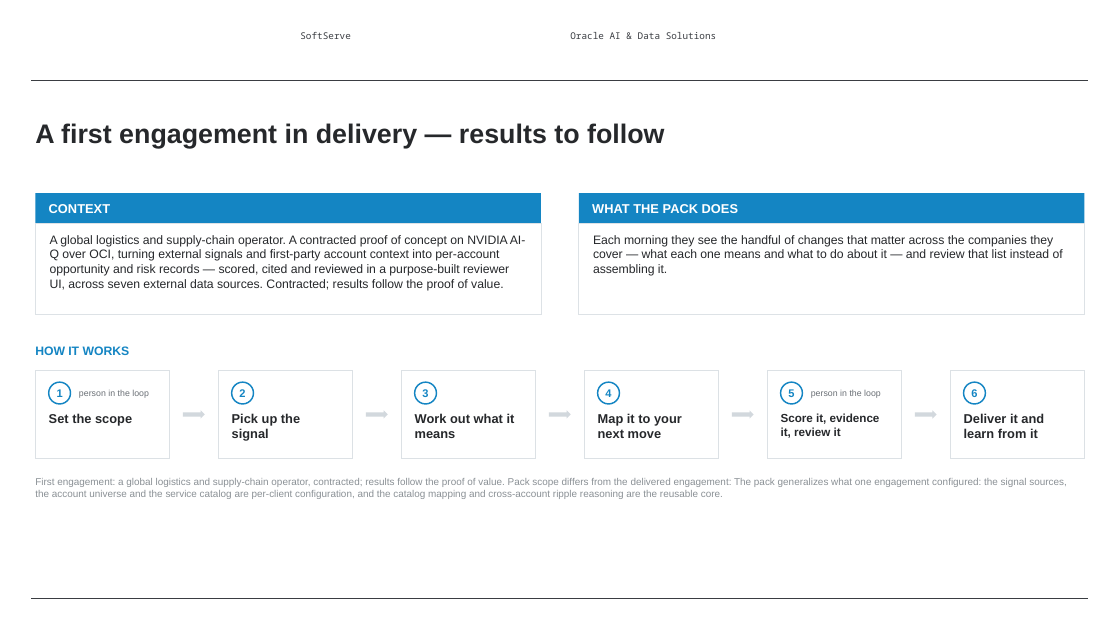
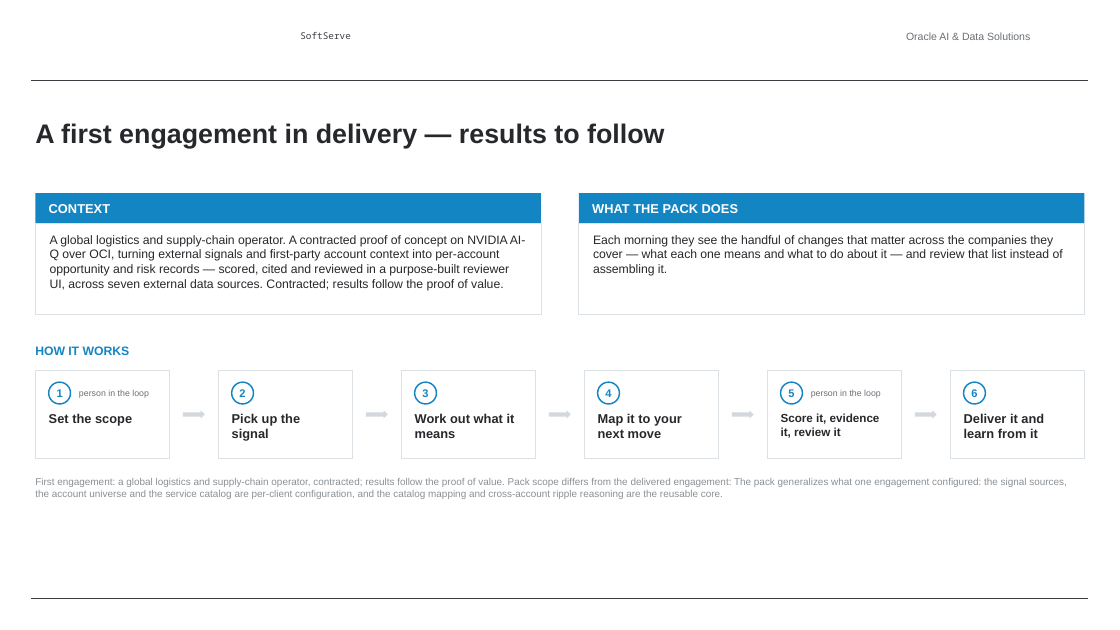
Before and after one commit to alexey-orlov/AO-Personal-OS, a slide deck: slide 5 of outputs/oracle-packs/account-insights/artifacts/account-insights-sales-deck.pptx. Drawn at 1120x630 pixels with LibreOffice and Linux fonts; fonts in the diff are those of the drawing; background and template pictures are left out. Boxes give left, top, right and bottom in pixels: in the first picture for what was removed or moved away, otherwise in the second. Text is boxed around its words. In the diff, an @@ line names an element or a change of style, - is before the commit and + after.

```diff
--- a/outputs/oracle-packs/account-insights/artifacts/account-insights-sales-deck.pptx
+++ b/outputs/oracle-packs/account-insights/artifacts/account-insights-sales-deck.pptx
@@ text "Oracle AI & Data Solutions" at bbox=[906, 32, 1030, 40]: size 8 to 9 pt, font Noto Sans Mono to Arial, text colour #3A3D42 to #6B7076; alignment left to right @@
```
Also in this commit, not shown: 9 other slides changed, 11 other files.
